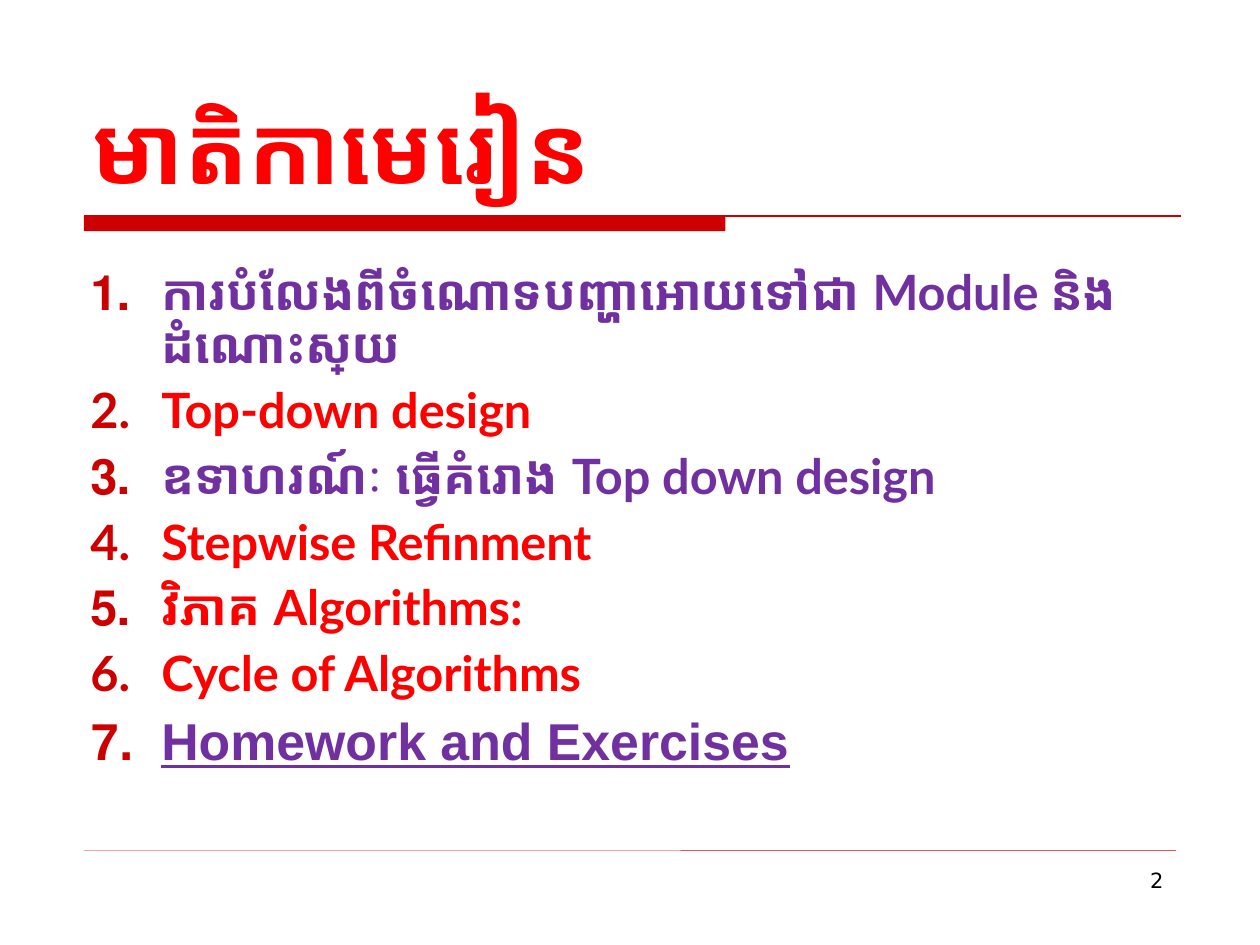
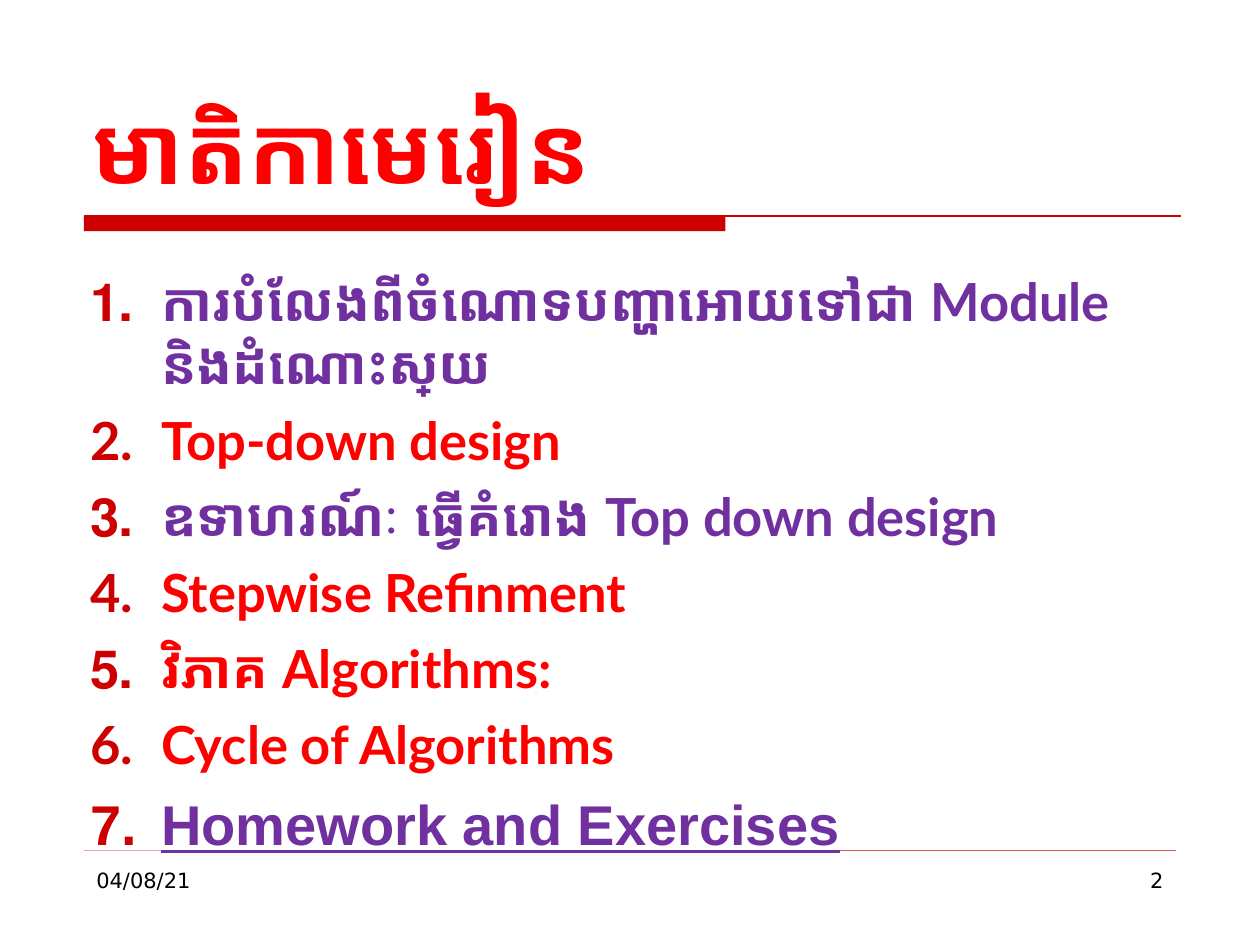
Before and after one commit to DaveatCor/RUPP-Y2, a slide deck: slide 2 of Chapter4_Algorithms Analysis.ppt. Drawn at 1260x945 pixels with LibreOffice and Linux fonts; fonts in the diff are those of the drawing; background and template pictures are left out. Boxes give left, top, right and bottom in pixels: in the first picture for what was removed or moved away, otherwise in the second. Text is boxed around its words. In the diff, an @@ line names an element or a change of style, - is before the commit and + after.

Commit message:
preview chapter4 top down design and edit file, date 08/Apr/21

```diff
--- a/Chapter4_Algorithms Analysis.ppt
+++ b/Chapter4_Algorithms Analysis.ppt
@@ text "ការបំលែងពីចំណោទបញ្ហាអោយទៅជា Module និងដំណោះស្រាយ" at (x1=161, y1=273, x2=1110, y2=853): size 27.8 to 30 pt in "ការបំលែងពីចំណោទបញ្ហាអោយទៅជា Module និងដំណោះស្រាយ", "Top-down design", "ឧទាហរណ៍ៈ ធ្វើគំរោង Top down design", "Stepwise Refinment" and 2 more places; size 29.6 to 32 pt in "Homework and Exercises"; line spacing 0.9 to 1 @@
@@ text added at (x1=96, y1=872, x2=190, y2=890), 12 pt, text #000000 @@
+04/08/21
```
Also in this commit, not shown: 21 other slides changed, 2 slides added, 2 slides removed.
